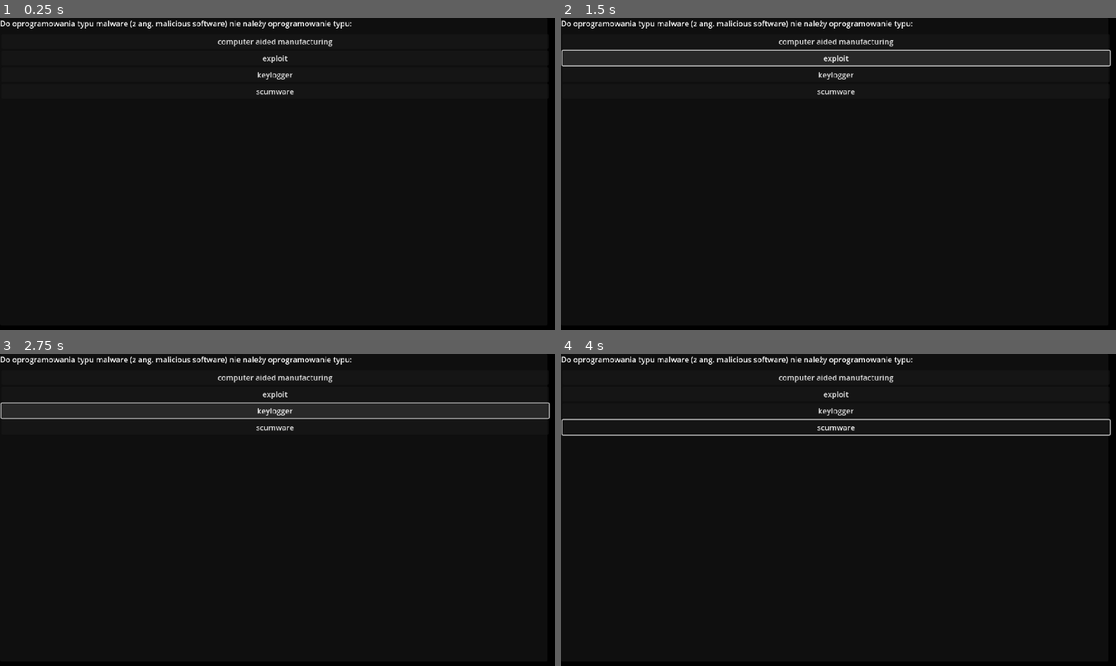
Above: before the commit, frames 1-4 (two rows, left to right).
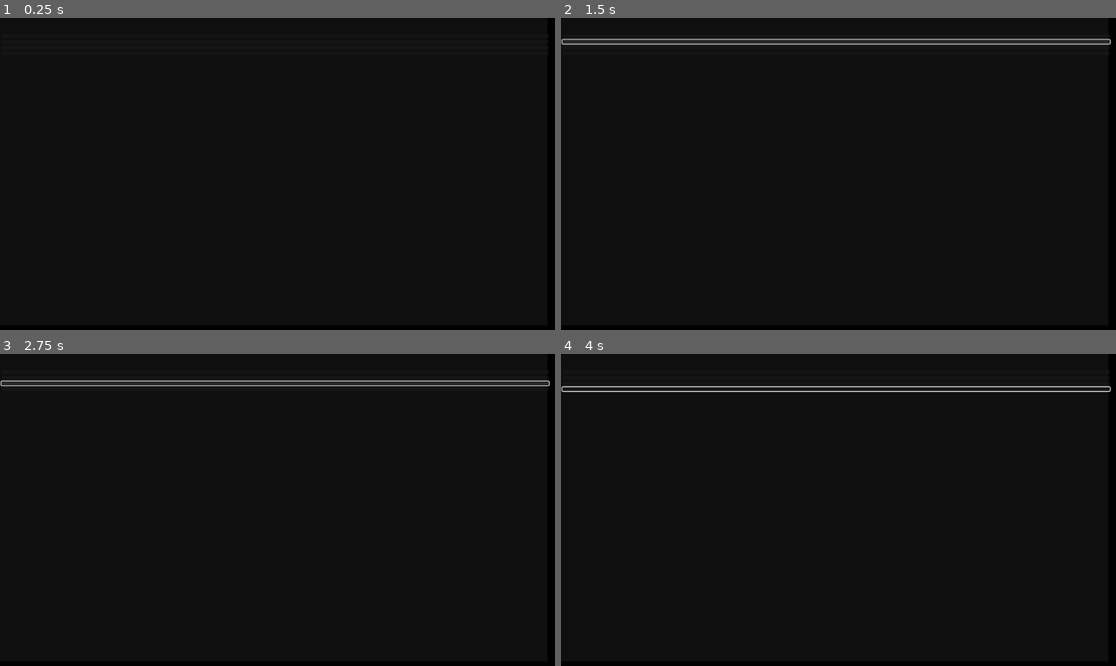
Above: after the commit, the same moments.

Repository: ppaluchowski64/SCI-Stars
Game: Godot game, scene res://scenes/question.tscn
Same seed, same stepped clock (60 frames per second), same inputs: the game is played once before the commit and once after it. This scene is started directly instead of the project's main scene.
Inputs (mouse positions are in pixels of both pictures, inside the frame that each line leads up to; where the layout moved, square brackets give the same spot in the first picture):
- Up to frame 1 (0.25 s): no input
- Up to frame 2 (1.5 s): click (838, 36) [838, 42] at 0.5 s; click (838, 42) [838, 58] at 1.25 s
- Up to frame 3 (2.75 s): click (277, 382) [277, 410] at 2 s
- Up to frame 4 (4 s): click (838, 388) [838, 425] at 2.75 s; tap Enter at 3.5 s; move the mouse to (999, 506) at 3.52 s; hold D (right) from 3.53 s (still down); click (999, 506) at 3.6 s

The runs differ from the first frame. In frame 1, 1.1% of the frame differs, in the area x 0-64%, y 0-25%; in frame 2, 6.3%; in frame 3, 7.8%, in the area x 0-100%, y 0-25%; in frame 4, 3.1%.

Commit message:
Set up question server and connect it to Godot client
Replaced the previous local JSON-based method for retrieving questions with a dedicated question server. Integrated the Godot client with this server, enabling smooth communication between them. Renamed the existing protocol modules in both Godot and Python to message handler to better represent their purpose.

Diff:
--- a/game/scripts/protocol.gd
+++ b/game/scripts/message_handler.gd
@@ -1,4 +1,4 @@
-class_name Protocol
+class_name MessageHandler
 
 func create_message(type, command, payload = null):
 	if payload != null and typeof(payload) != TYPE_DICTIONARY:
--- a/game/scripts/question.gd
+++ b/game/scripts/question.gd
@@ -6,78 +6,102 @@
 @onready var button_c = $Panel/VBoxContainer/ButtonC
 @onready var button_d = $Panel/VBoxContainer/ButtonD
 
-var questions = []
-var answers = []
-var correct_answers = []
+@onready var tcp = StreamPeerTCP.new()
+@onready var handler = MessageHandler.new()
 
+var is_connected = false
 var current_question_id = -1
 var current_answers = []
+var buffer_text = ""
 
 func _ready() -> void:
-	load_json_data("res://data/questions.json")
+	call_deferred("_start_connection")
+	set_process(true)
 
-	var question_text = get_random_question()
-	current_question_id = get_question_id(question_text)
-	current_answers = get_answers(current_question_id)
+func _start_connection() -> void:
+	var error = tcp.connect_to_host("127.0.0.1", 12345)
 
-	display_question(question_text, current_answers)
+	if error != OK:
+		push_error("Connection error: %d" % error)
+	else:
+		print("Connection attempt sent")
 
-func load_json_data(file_path: String) -> void:
-	var file = FileAccess.open(file_path, FileAccess.READ)
+func _process(_delta: float) -> void:
+	tcp.poll()
 
-	if file:
-		var json = JSON.new()
-		var parse_result = json.parse(file.get_as_text())
+	if not is_connected and tcp.get_status() == StreamPeerTCP.STATUS_CONNECTED:
+		is_connected = true
+		print("Connected to the server!")
+		request_random_question()
 
-		if parse_result == OK:
-			var data = json.get_data()
+	if is_connected:
+		var available = tcp.get_available_bytes()
 
-			questions = data["questions"]
-			answers = data["answers"]
-			correct_answers = data["correct_answers"]
+		if available > 0:
+			var result = tcp.get_data(available)
+			var err = result[0]
+			var data_buffer = result[1]
 
-func get_question(question_id: int) -> String:
-	for question in questions:
-		if question["id"] == question_id:
-			return question["content"]
+			if err != OK:
+				push_error("Error receiving data")
+				is_connected = false
+				tcp.disconnect_from_host()
+				return
 
-	return ""
+			var chunk = data_buffer.get_string_from_utf8()
+			buffer_text += chunk
 
-func get_question_id(question_content: String) -> int:
-	for question in questions:
-		if question["content"] == question_content:
-			return question["id"]
+			while buffer_text.find("\n") != -1:
+				var newline_index = buffer_text.find("\n")
+				var line = buffer_text.substr(0, newline_index)
+				buffer_text = buffer_text.substr(newline_index + 1)
 
-	return -1
+				handle_server_response(line)
 
-func get_answers(question_id: int) -> Array:
-	var result = []
+func request_random_question() -> void:
+	var request = handler.create_message("request", "get_random_question")
 
-	for answer in answers:
-		if answer["question_id"] == question_id:
-			result.append(answer["content"])
+	if request != null:
+		tcp.put_data(request.to_utf8_buffer())
+		print("Requesting a random question from the server")
 
-	return result
+func submit_answer(selected_id: String) -> void:
+	if not is_connected:
+		push_error("Not connected to the server")
+		return
 
-func get_correct_answer(question_id: int) -> String:
-	for entry in correct_answers:
-		if entry["question_id"] == question_id:
-			return entry["answer_id"]
+	var submit = handler.create_message("request", "submit_answer", {
+		"question_id": current_question_id,
+		"answer": selected_id
+	})
 
-	return ""
+	if submit != null:
+		tcp.put_data(submit.to_utf8_buffer())
+		print("Submitted answer %s" % selected_id.to_upper())
 
-func get_random_question() -> String:
-	if questions.size() == 0:
-		return ""
+func handle_server_response(response_text: String) -> void:
+	var response = handler.parse_message(response_text)
 
-	var random_index = randi() % questions.size()
-	var question = questions[random_index]["content"]
+	if response == null:
+		push_error("JSON parsing error: %s" % response_text)
+		return
 
-	return question
+	if response.type == "response" and response.command == "get_random_question":
+		current_question_id = response.payload.question_id
+		current_answers = response.payload.answers
+		display_question(response.payload.question, current_answers)
 
-func check_answer(question_id: int, answer_id: String) -> bool:
-	var correct = get_correct_answer(question_id)
-	return correct.to_lower() == answer_id.to_lower()
+	elif response.type == "response" and response.command == "submit_answer":
+		if response.payload.has("correct"):
+			if response.payload.correct:
+				print("Correct answer!")
+			else:
+				print("Wrong answer! The correct answer is %s" % response.payload.correct_answer.to_upper())
+
+	else:
+		push_error("Unexpected response: %s" % response_text)
+		is_connected = false
+		tcp.disconnect_from_host()
 
 func display_question(question_text: String, answer_options: Array) -> void:
 	question_label.text = question_text
@@ -89,20 +113,13 @@
 		button_d.text = answer_options[3]
 
 func _on_button_a_pressed() -> void:
-	handle_answer("a")
+	submit_answer("a")
 
 func _on_button_b_pressed() -> void:
-	handle_answer("b")
+	submit_answer("b")
 
 func _on_button_c_pressed() -> void:
-	handle_answer("c")
+	submit_answer("c")
 
 func _on_button_d_pressed() -> void:
-	handle_answer("d")
-
-func handle_answer(selected_id: String) -> void:
-	if check_answer(current_question_id, selected_id):
-		print("Correct answer!")
-	else:
-		var correct = get_correct_answer(current_question_id)
-		print("Wrong answer! The correct answer is %s" % correct.to_upper())
+	submit_answer("d")
Renamed: game/scripts/protocol.gd.uid -> game/scripts/message_handler.gd.uid
Not shown, changed: server/app/main.py
Not shown, added: server/app/message_handler.py
Not shown, added: server/app/question_server.py
